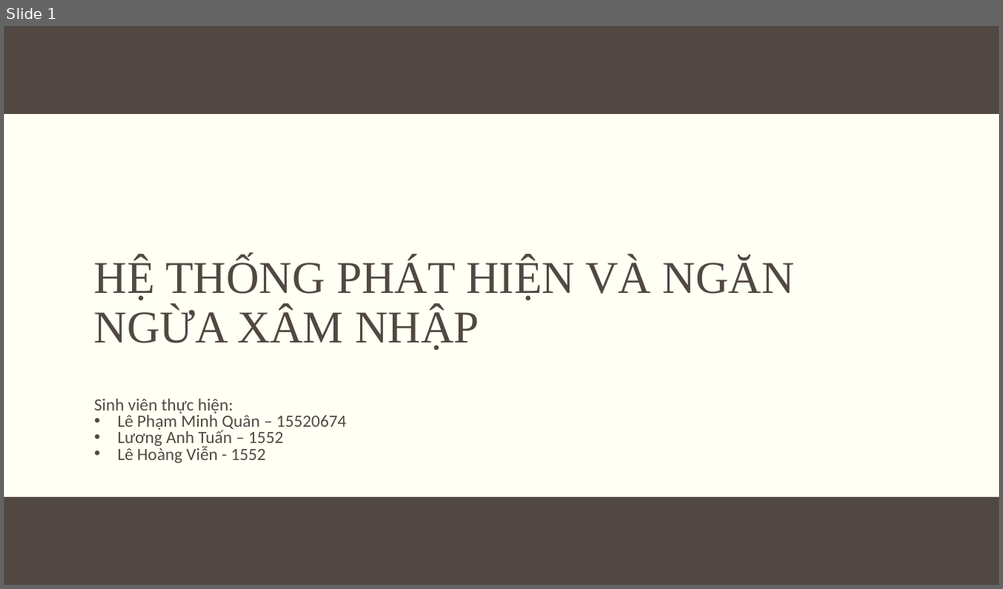
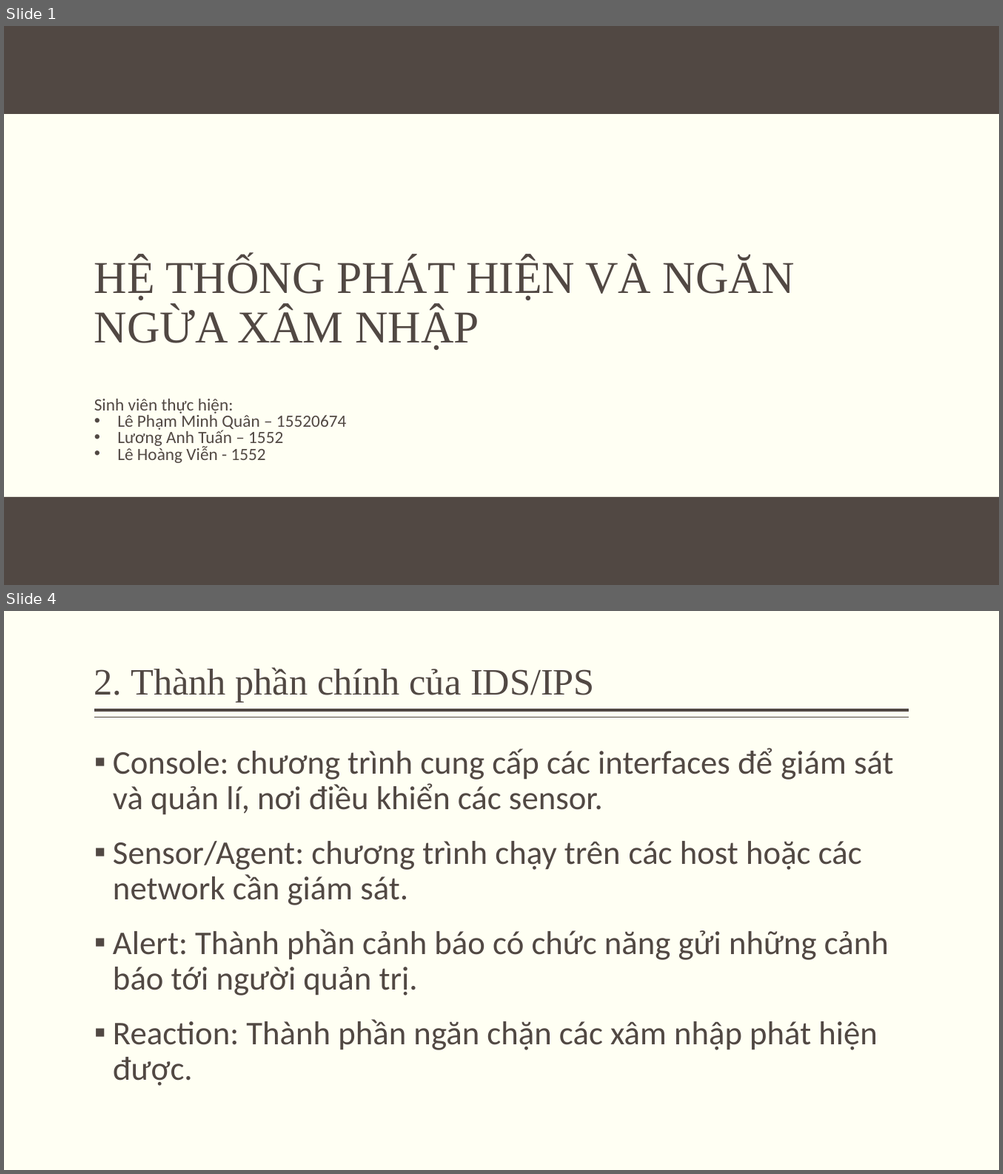
Before and after one commit to minhquan1418/do_an_ATMNC, a slide deck: silde.pptx. Shown one above the other, each under a label of ours: slide 1 before the commit, slides 1 and 4 after it; the slides between them are not shown. The pictures are 1003x589 and 1003x1174 pixels, drawn with LibreOffice and Linux fonts; fonts in the diff are those of the drawing; background and template pictures are left out. Boxes give left, top, right and bottom in pixels: in the first picture for what was removed or moved away, otherwise in the second. Text is boxed around its words. In the diff, an @@ line names an element or a change of style, - is before the commit and + after.

```diff
--- a/silde.pptx
+++ b/silde.pptx
@@ slide 4 added at bbox=[4, 611, 999, 1170], background #FFFFF3 @@
@@ title added at bbox=[94, 667, 595, 702], 36 pt, text #514843 @@
+2. Thành phần chính của IDS/IPS
@@ line added from (909, 710) to (94, 710), #514843 3 pt @@
@@ line added from (909, 718) to (94, 718), #514843 1 pt @@
@@ text added at bbox=[113, 748, 893, 1086], 32 pt, text #514843 @@
+▪ Console: chương trình cung cấp các interfaces để giám sát và quản lí, nơi điều khiển các sensor.
+▪ Sensor/Agent: chương trình chạy trên các host hoặc các network cần giám sát.
+▪ Alert: Thành phần cảnh báo có chức năng gửi những cảnh báo tới người quản trị.
+▪ Reaction: Thành phần ngăn chặn các xâm nhập phát hiện được.
```
Also in this commit, not shown: 3 slides changed, 12 other slides added, 8 slides removed.
